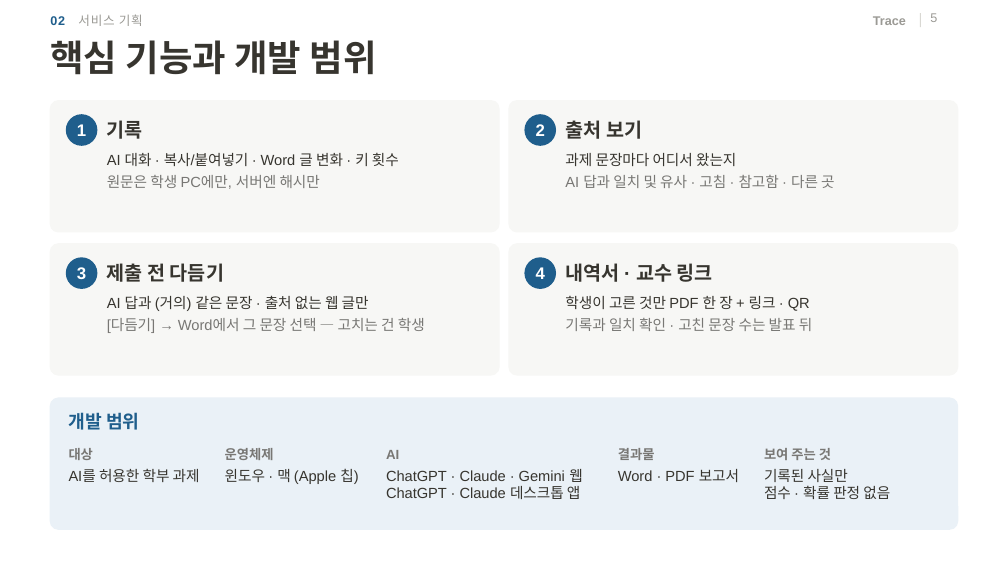
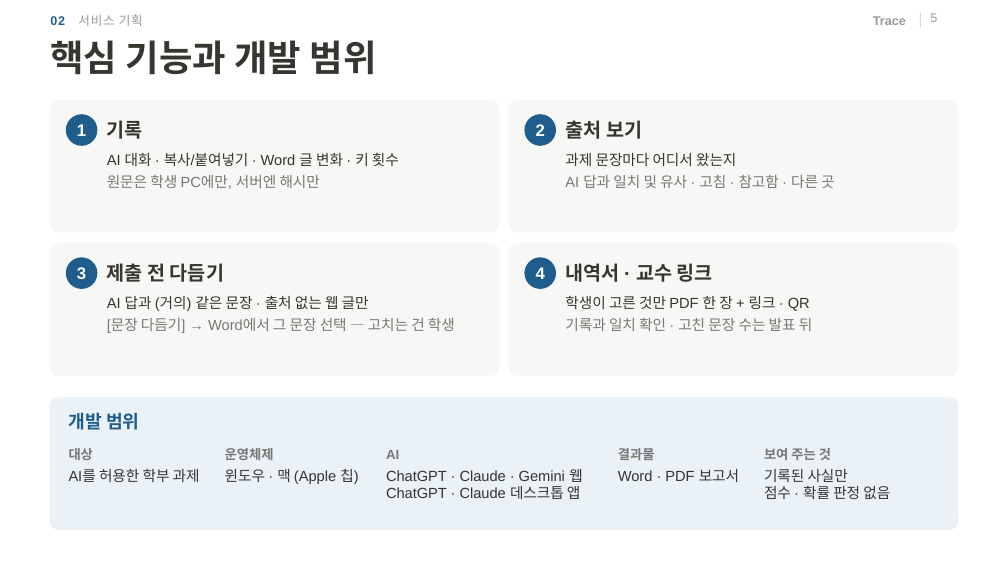
Before and after one commit to 20233014-KYH/trace, a slide deck: slide 5 of deck/중간발표_김용현.pptx. Drawn at 1008x567 pixels with LibreOffice and Linux fonts; fonts in the diff are those of the drawing; background and template pictures are left out. Boxes give left, top, right and bottom in pixels: in the first picture for what was removed or moved away, otherwise in the second. Text is boxed around its words. In the diff, an @@ line names an element or a change of style, - is before the commit and + after.

```diff
--- a/deck/중간발표_김용현.pptx
+++ b/deck/중간발표_김용현.pptx
@@ text at (x1=107, y1=318, x2=455, y2=333): text changed @@
-[다듬기] → Word에서 그 문장 선택 — 고치는 건 학생
+[문장 다듬기] → Word에서 그 문장 선택 — 고치는 건 학생
```
Also in this commit, not shown: 4 other slides changed, 12 other files.
